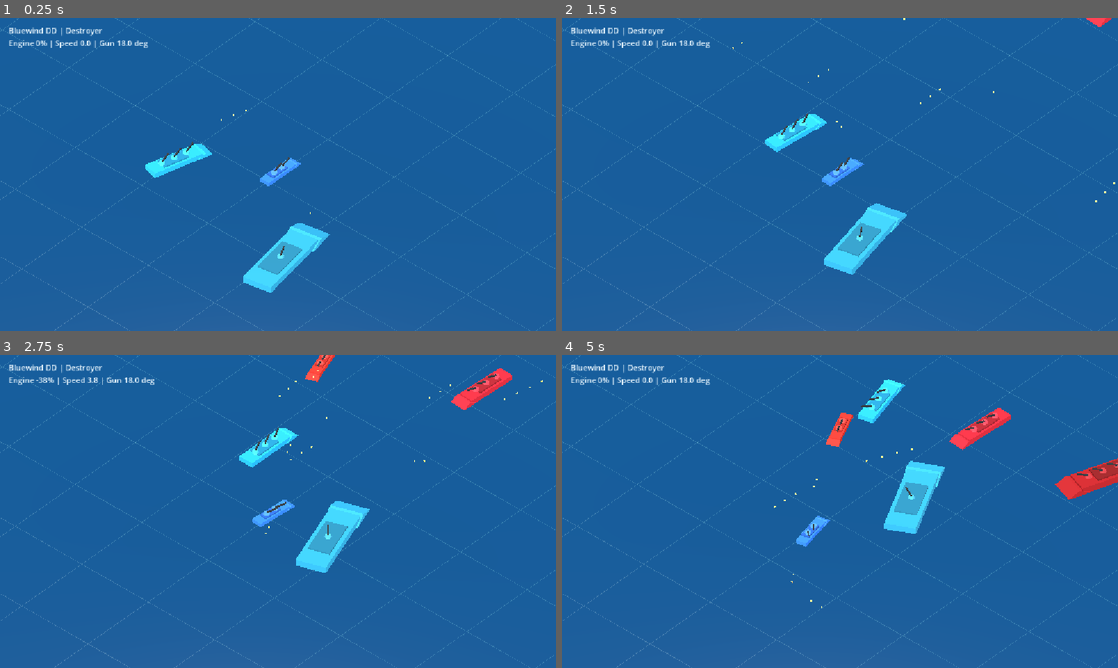
Above: before the commit, frames 1-4 (two rows, left to right).
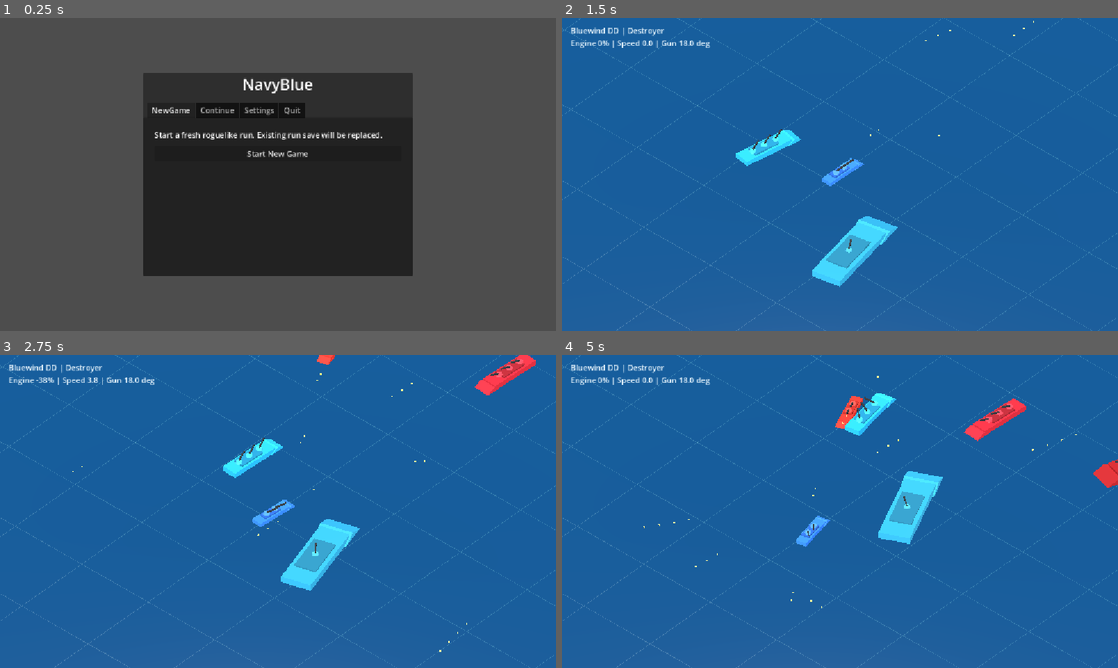
Above: after the commit, the same moments.

Repository: wolfy03/NavyBlue
Game: Godot game, scene res://scenes/ui/main_menu.tscn
The game is run twice, just before and just after one commit, with the same random seed, the same clock (stepped at 60 frames per second) and the same inputs. Before the commit the project starts from res://scenes/world/battle_scene.tscn.
Inputs (mouse positions are in pixels of both pictures, inside the frame that each line leads up to):
- Up to frame 1 (0.25 s): no input
- Up to frame 2 (1.5 s): click (840, 152) at 0.5 s, where only the run after the commit has a clickable "Start New Game"; move the mouse to (962, 158) at 1.27 s; hold D from 1.28 s (still down); hold Ctrl from 1.28 s (still down); click (962, 158) at 1.42 s
- Up to frame 3 (2.75 s): move the mouse to (166, 527) at 2.02 s; release D at 2.03 s; release Ctrl at 2.03 s; hold S from 2.03 s (still down); tap Ctrl at 2.1 s
- Up to frame 4 (5 s): move the mouse to (895, 442) at 2.77 s; release S at 2.78 s; hold D 2.78-3.53 s; hold Ctrl 2.78-3.53 s; move the mouse to (812, 574) at 3.52 s; hold W 3.53-4.28 s; tap Ctrl at 3.6 s; click (812, 574) at 3.67 s; move the mouse to (1006, 558) at 4.27 s; hold A from 4.28 s (still down); hold Ctrl from 4.28 s (still down)

The runs differ from the first frame. In frame 1, 100% of the frame differs, in the area x 0-100%, y 0-100%; in frame 2, 2.1%; in frame 3, 3.1%; in frame 4, 3.2%.

Commit message:
Add main menu and split save files

Diff:
--- a/project.godot
+++ b/project.godot
@@ -11,7 +11,7 @@
 [application]
 
 config/name="NavyBlue"
-run/main_scene="uid://c346y3o6qqqhd"
+run/main_scene="res://scenes/ui/main_menu.tscn"
 config/features=PackedStringArray("4.7", "Forward Plus")
 config/icon="res://icon.svg"
 
--- /dev/null
+++ b/scenes/ui/main_menu.tscn
@@ -0,0 +1,172 @@
+[gd_scene load_steps=2 format=3 uid="uid://cew8fa8vj5vba"]
+
+[ext_resource type="Script" path="res://scripts/ui/MainMenu.gd" id="1_main_menu"]
+
+[node name="MainMenu" type="Control"]
+layout_mode = 3
+anchors_preset = 15
+anchor_right = 1.0
+anchor_bottom = 1.0
+grow_horizontal = 2
+grow_vertical = 2
+script = ExtResource("1_main_menu")
+
+[node name="Root" type="CenterContainer" parent="."]
+layout_mode = 1
+anchors_preset = 15
+anchor_right = 1.0
+anchor_bottom = 1.0
+grow_horizontal = 2
+grow_vertical = 2
+
+[node name="Panel" type="PanelContainer" parent="Root"]
+custom_minimum_size = Vector2(560, 420)
+layout_mode = 2
+
+[node name="VBox" type="VBoxContainer" parent="Root/Panel"]
+layout_mode = 2
+theme_override_constants/separation = 16
+
+[node name="Title" type="Label" parent="Root/Panel/VBox"]
+layout_mode = 2
+theme_override_font_sizes/font_size = 32
+text = "NavyBlue"
+horizontal_alignment = 1
+
+[node name="Tabs" type="TabContainer" parent="Root/Panel/VBox"]
+layout_mode = 2
+size_flags_vertical = 3
+
+[node name="NewGame" type="Control" parent="Root/Panel/VBox/Tabs"]
+layout_mode = 2
+
+[node name="NewGameContent" type="VBoxContainer" parent="Root/Panel/VBox/Tabs/NewGame"]
+layout_mode = 1
+anchors_preset = 15
+anchor_right = 1.0
+anchor_bottom = 1.0
+offset_left = 24.0
+offset_top = 24.0
+offset_right = -24.0
+offset_bottom = -24.0
+grow_horizontal = 2
+grow_vertical = 2
+theme_override_constants/separation = 12
+
+[node name="NewGameText" type="Label" parent="Root/Panel/VBox/Tabs/NewGame/NewGameContent"]
+layout_mode = 2
+text = "Start a fresh roguelike run. Existing run save will be replaced."
+autowrap_mode = 2
+
+[node name="StartNewGameButton" type="Button" parent="Root/Panel/VBox/Tabs/NewGame/NewGameContent"]
+layout_mode = 2
+text = "Start New Game"
+
+[node name="NewGameStatus" type="Label" parent="Root/Panel/VBox/Tabs/NewGame/NewGameContent"]
+layout_mode = 2
+text = ""
+autowrap_mode = 2
+
+[node name="Continue" type="Control" parent="Root/Panel/VBox/Tabs"]
+layout_mode = 2
+
+[node name="ContinueContent" type="VBoxContainer" parent="Root/Panel/VBox/Tabs/Continue"]
+layout_mode = 1
+anchors_preset = 15
+anchor_right = 1.0
+anchor_bottom = 1.0
+offset_left = 24.0
+offset_top = 24.0
+offset_right = -24.0
+offset_bottom = -24.0
+grow_horizontal = 2
+grow_vertical = 2
+theme_override_constants/separation = 12
+
+[node name="ContinueText" type="Label" parent="Root/Panel/VBox/Tabs/Continue/ContinueContent"]
+layout_mode = 2
+text = "Continue from user://run.json."
+autowrap_mode = 2
+
+[node name="ContinueButton" type="Button" parent="Root/Panel/VBox/Tabs/Continue/ContinueContent"]
+layout_mode = 2
+text = "Continue"
+
+[node name="ContinueStatus" type="Label" parent="Root/Panel/VBox/Tabs/Continue/ContinueContent"]
+layout_mode = 2
+text = ""
+autowrap_mode = 2
+
+[node name="Settings" type="Control" parent="Root/Panel/VBox/Tabs"]
+layout_mode = 2
+
+[node name="SettingsContent" type="VBoxContainer" parent="Root/Panel/VBox/Tabs/Settings"]
+layout_mode = 1
+anchors_preset = 15
+anchor_right = 1.0
+anchor_bottom = 1.0
+offset_left = 24.0
+offset_top = 24.0
+offset_right = -24.0
+offset_bottom = -24.0
+grow_horizontal = 2
+grow_vertical = 2
+theme_override_constants/separation = 10
+
+[node name="FullscreenCheck" type="CheckBox" parent="Root/Panel/VBox/Tabs/Settings/SettingsContent"]
+layout_mode = 2
+text = "Fullscreen"
+
+[node name="MasterVolumeLabel" type="Label" parent="Root/Panel/VBox/Tabs/Settings/SettingsContent"]
+layout_mode = 2
+text = "Master Volume"
+
+[node name="MasterVolumeSlider" type="HSlider" parent="Root/Panel/VBox/Tabs/Settings/SettingsContent"]
+layout_mode = 2
+max_value = 1.0
+step = 0.05
+value = 1.0
+
+[node name="EdgeScrollLabel" type="Label" parent="Root/Panel/VBox/Tabs/Settings/SettingsContent"]
+layout_mode = 2
+text = "Camera Edge Scroll Speed"
+
+[node name="EdgeScrollSlider" type="HSlider" parent="Root/Panel/VBox/Tabs/Settings/SettingsContent"]
+layout_mode = 2
+min_value = 0.25
+max_value = 2.0
+step = 0.05
+value = 1.0
+
+[node name="SaveSettingsButton" type="Button" parent="Root/Panel/VBox/Tabs/Settings/SettingsContent"]
+layout_mode = 2
+text = "Save Settings"
+
+[node name="SettingsStatus" type="Label" parent="Root/Panel/VBox/Tabs/Settings/SettingsContent"]
+layout_mode = 2
+text = ""
+autowrap_mode = 2
+
+[node name="Quit" type="Control" parent="Root/Panel/VBox/Tabs"]
+layout_mode = 2
+
+[node name="QuitContent" type="VBoxContainer" parent="Root/Panel/VBox/Tabs/Quit"]
+layout_mode = 1
+anchors_preset = 15
+anchor_right = 1.0
+anchor_bottom = 1.0
+offset_left = 24.0
+offset_top = 24.0
+offset_right = -24.0
+offset_bottom = -24.0
+grow_horizontal = 2
+grow_vertical = 2
+theme_override_constants/separation = 12
+
+[node name="QuitText" type="Label" parent="Root/Panel/VBox/Tabs/Quit/QuitContent"]
+layout_mode = 2
+text = "Exit the game."
+
+[node name="QuitButton" type="Button" parent="Root/Panel/VBox/Tabs/Quit/QuitContent"]
+layout_mode = 2
+text = "Quit"
--- a/scripts/core/SaveManager.gd
+++ b/scripts/core/SaveManager.gd
@@ -1,15 +1,53 @@
 extends Node
 
-const DEFAULT_SAVE_PATH := "user://save_game.json"
+const PROFILE_SAVE_PATH := "user://profile.json"
+const RUN_SAVE_PATH := "user://run.json"
+const SETTINGS_SAVE_PATH := "user://settings.json"
 
-func save_data(data: Dictionary, path: String = DEFAULT_SAVE_PATH) -> Error:
+func save_profile(data: Dictionary) -> Error:
+	return save_data(_with_profile_defaults(data), PROFILE_SAVE_PATH)
+
+func load_profile() -> Dictionary:
+	return _with_profile_defaults(load_data(PROFILE_SAVE_PATH))
+
+func profile_exists() -> bool:
+	return save_exists(PROFILE_SAVE_PATH)
+
+func delete_profile() -> Error:
+	return delete_save(PROFILE_SAVE_PATH)
+
+func save_run(data: Dictionary) -> Error:
+	return save_data(_with_run_defaults(data), RUN_SAVE_PATH)
+
+func load_run() -> Dictionary:
+	return _with_run_defaults(load_data(RUN_SAVE_PATH))
+
+func run_exists() -> bool:
+	return save_exists(RUN_SAVE_PATH)
+
+func delete_run() -> Error:
+	return delete_save(RUN_SAVE_PATH)
+
+func save_settings(data: Dictionary) -> Error:
+	return save_data(_with_settings_defaults(data), SETTINGS_SAVE_PATH)
+
+func load_settings() -> Dictionary:
+	return _with_settings_defaults(load_data(SETTINGS_SAVE_PATH))
+
+func settings_exists() -> bool:
+	return save_exists(SETTINGS_SAVE_PATH)
+
+func delete_settings() -> Error:
+	return delete_save(SETTINGS_SAVE_PATH)
+
+func save_data(data: Dictionary, path: String) -> Error:
 	var file := FileAccess.open(path, FileAccess.WRITE)
 	if file == null:
 		return FileAccess.get_open_error()
 	file.store_string(JSON.stringify(data, "\t"))
 	return OK
 
-func load_data(path: String = DEFAULT_SAVE_PATH) -> Dictionary:
+func load_data(path: String) -> Dictionary:
 	if not FileAccess.file_exists(path):
 		return {}
 	var file := FileAccess.open(path, FileAccess.READ)
@@ -18,10 +56,85 @@
 	var parsed = JSON.parse_string(file.get_as_text())
 	return parsed if parsed is Dictionary else {}
 
-func save_exists(path: String = DEFAULT_SAVE_PATH) -> bool:
+func save_exists(path: String) -> bool:
 	return FileAccess.file_exists(path)
 
-func delete_save(path: String = DEFAULT_SAVE_PATH) -> Error:
+func delete_save(path: String) -> Error:
 	if not FileAccess.file_exists(path):
 		return OK
 	return DirAccess.remove_absolute(ProjectSettings.globalize_path(path))
+
+func _default_profile_data() -> Dictionary:
+	return {
+		"version": 1,
+		"player_level": 1,
+		"experience": 0,
+		"permanent_traits": [],
+		"unlocked_traits": [],
+		"achievements": [],
+		"statistics": {
+			"runs_started": 0,
+			"runs_completed": 0,
+			"ships_destroyed": 0,
+		},
+	}
+
+func _default_run_data() -> Dictionary:
+	return {
+		"version": 1,
+		"is_run_active": false,
+		"current_sea_id": "",
+		"current_stage_id": "",
+		"current_stage_index": 0,
+		"active_upgrades": [],
+		"pending_rewards": [],
+		"difficulty": 1.0,
+		"currency": {
+			"gold": 0,
+			"scrap": 0,
+		},
+		"player_ship_state": {},
+		"world_state": {},
+		"started_at_msec": 0,
+	}
+
+func _default_settings_data() -> Dictionary:
+	return {
+		"version": 1,
+		"video": {
+			"fullscreen": false,
+			"resolution": {
+				"width": 1280,
+				"height": 720,
+			},
+		},
+		"audio": {
+			"master_volume": 1.0,
+			"music_volume": 0.8,
+			"sfx_volume": 0.8,
+		},
+		"gameplay": {
+			"edge_scroll_enabled": true,
+			"edge_scroll_speed": 1.0,
+			"camera_zoom_speed": 1.0,
+		},
+		"input": {},
+	}
+
+func _with_profile_defaults(data: Dictionary) -> Dictionary:
+	return _merge_defaults(_default_profile_data(), data)
+
+func _with_run_defaults(data: Dictionary) -> Dictionary:
+	return _merge_defaults(_default_run_data(), data)
+
+func _with_settings_defaults(data: Dictionary) -> Dictionary:
+	return _merge_defaults(_default_settings_data(), data)
+
+func _merge_defaults(defaults: Dictionary, data: Dictionary) -> Dictionary:
+	var merged := defaults.duplicate(true)
+	for key in data.keys():
+		if merged.has(key) and merged[key] is Dictionary and data[key] is Dictionary:
+			merged[key] = _merge_defaults(merged[key], data[key])
+		else:
+			merged[key] = data[key]
+	return merged
--- a/scripts/meta/RunManager.gd
+++ b/scripts/meta/RunManager.gd
@@ -10,7 +10,12 @@
 var active_upgrades: Array[String] = []
 var pending_rewards: Array = []
 var difficulty := 1.0
+var currency: Dictionary = {
+	"gold": 0,
+	"scrap": 0,
+}
 var player_ship_state: Dictionary = {}
+var world_state: Dictionary = {}
 var started_at_msec := 0
 
 func start_new_run(config: Dictionary = {}) -> void:
@@ -21,7 +26,9 @@
 	active_upgrades = _to_string_array(config.get("upgrades", []))
 	pending_rewards = config.get("rewards", [])
 	difficulty = float(config.get("difficulty", 1.0))
+	currency = config.get("currency", {"gold": 0, "scrap": 0})
 	player_ship_state = config.get("player_ship_state", {})
+	world_state = config.get("world_state", {})
 	started_at_msec = Time.get_ticks_msec()
 	_emit_started()
 	_emit_updated()
@@ -34,7 +41,12 @@
 	active_upgrades.clear()
 	pending_rewards.clear()
 	difficulty = 1.0
+	currency = {
+		"gold": 0,
+		"scrap": 0,
+	}
 	player_ship_state.clear()
+	world_state.clear()
 	started_at_msec = 0
 	_emit_updated()
 
@@ -62,8 +74,22 @@
 	pending_rewards.clear()
 	_emit_updated()
 
+func set_currency(next_currency: Dictionary) -> void:
+	currency = next_currency.duplicate(true)
+	_emit_updated()
+
+func add_currency(currency_id: String, amount: int) -> void:
+	if currency_id.is_empty():
+		return
+	currency[currency_id] = int(currency.get(currency_id, 0)) + amount
+	_emit_updated()
+
 func update_player_ship_state(state: Dictionary) -> void:
 	player_ship_state = state.duplicate(true)
+	_emit_updated()
+
+func update_world_state(state: Dictionary) -> void:
+	world_state = state.duplicate(true)
 	_emit_updated()
 
 func capture_player_ship(ship) -> void:
@@ -85,6 +111,7 @@
 
 func to_save_data() -> Dictionary:
 	return {
+		"version": 1,
 		"is_run_active": is_run_active,
 		"current_sea_id": current_sea_id,
 		"current_stage_id": current_stage_id,
@@ -92,7 +119,9 @@
 		"active_upgrades": active_upgrades,
 		"pending_rewards": pending_rewards,
 		"difficulty": difficulty,
+		"currency": currency,
 		"player_ship_state": player_ship_state,
+		"world_state": world_state,
 		"started_at_msec": started_at_msec,
 	}
 
@@ -104,9 +133,30 @@
 	active_upgrades = _to_string_array(data.get("active_upgrades", []))
 	pending_rewards = data.get("pending_rewards", [])
 	difficulty = float(data.get("difficulty", 1.0))
+	currency = data.get("currency", {"gold": 0, "scrap": 0})
 	player_ship_state = data.get("player_ship_state", {})
+	world_state = data.get("world_state", {})
 	started_at_msec = int(data.get("started_at_msec", 0))
 	_emit_updated()
+
+func save_current_run() -> Error:
+	if not has_node("/root/SaveManager"):
+		return ERR_UNAVAILABLE
+	return get_node("/root/SaveManager").save_run(to_save_data())
+
+func load_saved_run() -> bool:
+	if not has_node("/root/SaveManager"):
+		return false
+	var save_manager = get_node("/root/SaveManager")
+	if not save_manager.run_exists():
+		return false
+	restore_from_save_data(save_manager.load_run())
+	return is_run_active
+
+func clear_saved_run() -> Error:
+	if not has_node("/root/SaveManager"):
+		return ERR_UNAVAILABLE
+	return get_node("/root/SaveManager").delete_run()
 
 func _to_string_array(value) -> Array[String]:
 	var result: Array[String] = []
--- /dev/null
+++ b/scripts/ui/MainMenu.gd
@@ -0,0 +1,147 @@
+extends Control
+
+const BATTLE_SCENE_PATH := "res://scenes/world/battle_scene.tscn"
+
+@onready var tabs: TabContainer = $Root/Panel/VBox/Tabs
+@onready var new_game_button: Button = $Root/Panel/VBox/Tabs/NewGame/NewGameContent/StartNewGameButton
+@onready var new_game_status: Label = $Root/Panel/VBox/Tabs/NewGame/NewGameContent/NewGameStatus
+@onready var continue_button: Button = $Root/Panel/VBox/Tabs/Continue/ContinueContent/ContinueButton
+@onready var continue_status: Label = $Root/Panel/VBox/Tabs/Continue/ContinueContent/ContinueStatus
+@onready var fullscreen_check: CheckBox = $Root/Panel/VBox/Tabs/Settings/SettingsContent/FullscreenCheck
+@onready var master_volume_slider: HSlider = $Root/Panel/VBox/Tabs/Settings/SettingsContent/MasterVolumeSlider
+@onready var edge_scroll_slider: HSlider = $Root/Panel/VBox/Tabs/Settings/SettingsContent/EdgeScrollSlider
+@onready var settings_status: Label = $Root/Panel/VBox/Tabs/Settings/SettingsContent/SettingsStatus
+@onready var save_settings_button: Button = $Root/Panel/VBox/Tabs/Settings/SettingsContent/SaveSettingsButton
+@onready var quit_button: Button = $Root/Panel/VBox/Tabs/Quit/QuitContent/QuitButton
+
+func _ready() -> void:
+	if has_node("/root/GameManager"):
+		get_node("/root/GameManager").enter_main_menu()
+	_connect_buttons()
+	_load_settings_to_controls()
+	_refresh_continue_state()
+
+func _connect_buttons() -> void:
+	new_game_button.pressed.connect(_on_start_new_game_pressed)
+	continue_button.pressed.connect(_on_continue_pressed)
+	save_settings_button.pressed.connect(_on_save_settings_pressed)
+	quit_button.pressed.connect(_on_quit_pressed)
+
+func _on_start_new_game_pressed() -> void:
+	if not _has_required_managers():
+		new_game_status.text = "Managers are not ready."
+		return
+
+	var save_manager = get_node("/root/SaveManager")
+	var run_manager = get_node("/root/RunManager")
+	var game_manager = get_node("/root/GameManager")
+
+	_increment_runs_started(save_manager)
+	save_manager.delete_run()
+	run_manager.start_new_run({
+		"sea_id": "test_sea",
+		"stage_id": "test_level",
+		"stage_index": 0,
+		"difficulty": 1.0,
+		"currency": {
+			"gold": 0,
+			"scrap": 0,
+		},
+		"player_ship_state": {
+			"ship_id": "dd_bluewind",
+		},
+	})
+
+	var save_error: Error = run_manager.save_current_run()
+	if save_error != OK:
+		new_game_status.text = "Failed to save new run: %d" % save_error
+		_refresh_continue_state()
+		return
+
+	game_manager.enter_run_prepare()
+	var scene_error: Error = game_manager.start_battle_scene(BATTLE_SCENE_PATH)
+	if scene_error != OK:
+		new_game_status.text = "Failed to load battle scene: %d" % scene_error
+
+func _on_continue_pressed() -> void:
+	if not _has_required_managers():
+		continue_status.text = "Managers are not ready."
+		return
+
+	var run_manager = get_node("/root/RunManager")
+	var game_manager = get_node("/root/GameManager")
+
+	if not run_manager.load_saved_run():
+		continue_status.text = "No saved run found."
+		_refresh_continue_state()
+		return
+
+	var scene_error: Error = game_manager.start_battle_scene(BATTLE_SCENE_PATH)
+	if scene_error != OK:
+		continue_status.text = "Failed to load battle scene: %d" % scene_error
+
+func _on_save_settings_pressed() -> void:
+	if not has_node("/root/SaveManager"):
+		settings_status.text = "SaveManager is not ready."
+		return
+
+	var settings := {
+		"video": {
+			"fullscreen": fullscreen_check.button_pressed,
+		},
+		"audio": {
+			"master_volume": master_volume_slider.value,
+		},
+		"gameplay": {
+			"edge_scroll_speed": edge_scroll_slider.value,
+		},
+	}
+
+	var error: Error = get_node("/root/SaveManager").save_settings(settings)
+	settings_status.text = "Settings saved." if error == OK else "Failed to save settings: %d" % error
+
+func _on_quit_pressed() -> void:
+	get_tree().quit()
+
+func _has_required_managers() -> bool:
+	return has_node("/root/GameManager") and has_node("/root/RunManager") and has_node("/root/SaveManager")
+
+func _refresh_continue_state() -> void:
+	if not has_node("/root/SaveManager"):
+		continue_button.disabled = true
+		continue_status.text = "SaveManager is not ready."
+		return
+
+	var save_manager = get_node("/root/SaveManager")
+	var has_run_save: bool = save_manager.run_exists()
+	continue_button.disabled = not has_run_save
+	if has_run_save:
+		var run_data: Dictionary = save_manager.load_run()
+		continue_status.text = "Saved run: %s / %s" % [
+			run_data.get("current_sea_id", "unknown"),
+			run_data.get("current_stage_id", "unknown"),
+		]
+	else:
+		continue_status.text = "No saved run."
+
+func _load_settings_to_controls() -> void:
+	if not has_node("/root/SaveManager"):
+		settings_status.text = "SaveManager is not ready."
+		return
+
+	var settings: Dictionary = get_node("/root/SaveManager").load_settings()
+	var video: Dictionary = settings.get("video", {})
+	var audio: Dictionary = settings.get("audio", {})
+	var gameplay: Dictionary = settings.get("gameplay", {})
+
+	fullscreen_check.button_pressed = bool(video.get("fullscreen", false))
+	master_volume_slider.value = float(audio.get("master_volume", 1.0))
+	edge_scroll_slider.value = float(gameplay.get("edge_scroll_speed", 1.0))
+	settings_status.text = "Settings loaded."
+
+func _increment_runs_started(save_manager) -> void:
+	var profile: Dictionary = save_manager.load_profile()
+	var statistics: Dictionary = profile.get("statistics", {})
+	statistics["runs_started"] = int(statistics.get("runs_started", 0)) + 1
+	profile["statistics"] = statistics
+	save_manager.save_profile(profile)
